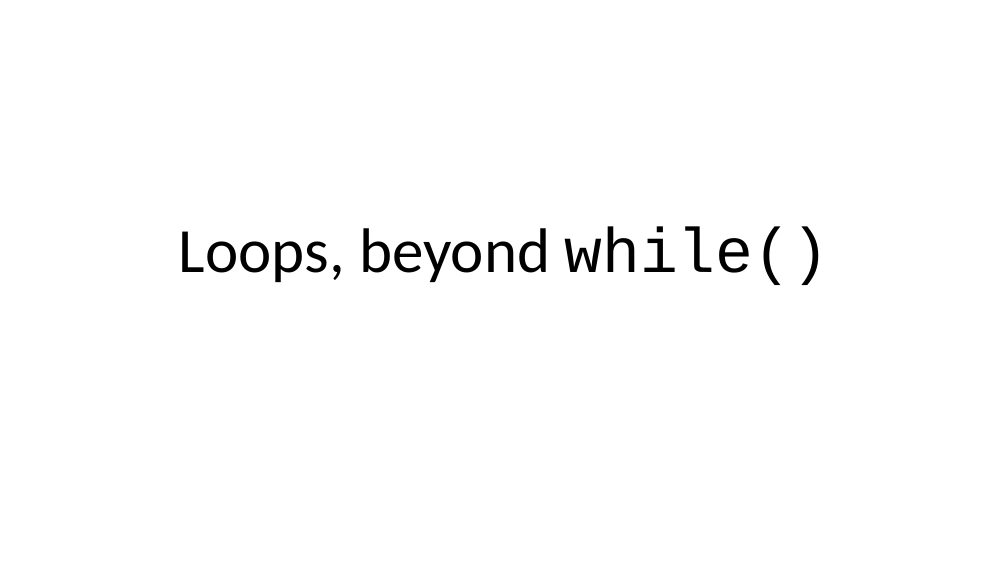
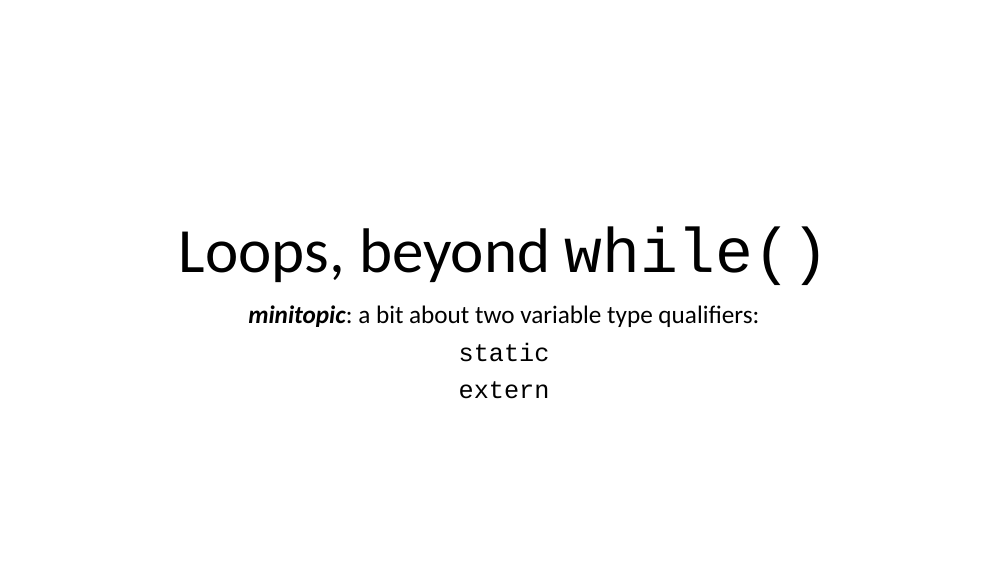
Before and after one commit to rbadrinath/FCP, a slide deck: slide 1 of slides/09-for-do-loops.pptx. Drawn at 1008x567 pixels with LibreOffice and Linux fonts; fonts in the diff are those of the drawing. Boxes give left, top, right and bottom in pixels: in the first picture for what was removed or moved away, otherwise in the second. Text is boxed around its words. In the diff, an @@ line names an element or a change of style, - is before the commit and + after.

```diff
--- a/slides/09-for-do-loops.pptx
+++ b/slides/09-for-do-loops.pptx
@@ subtitle added at <box>248,305,759,399</box>, 24 pt, text #000000 @@
+minitopic: a bit about two variable type qualifiers:
+static
+extern
```
Also in this commit, not shown: 2 other slides changed, 8 other files.
